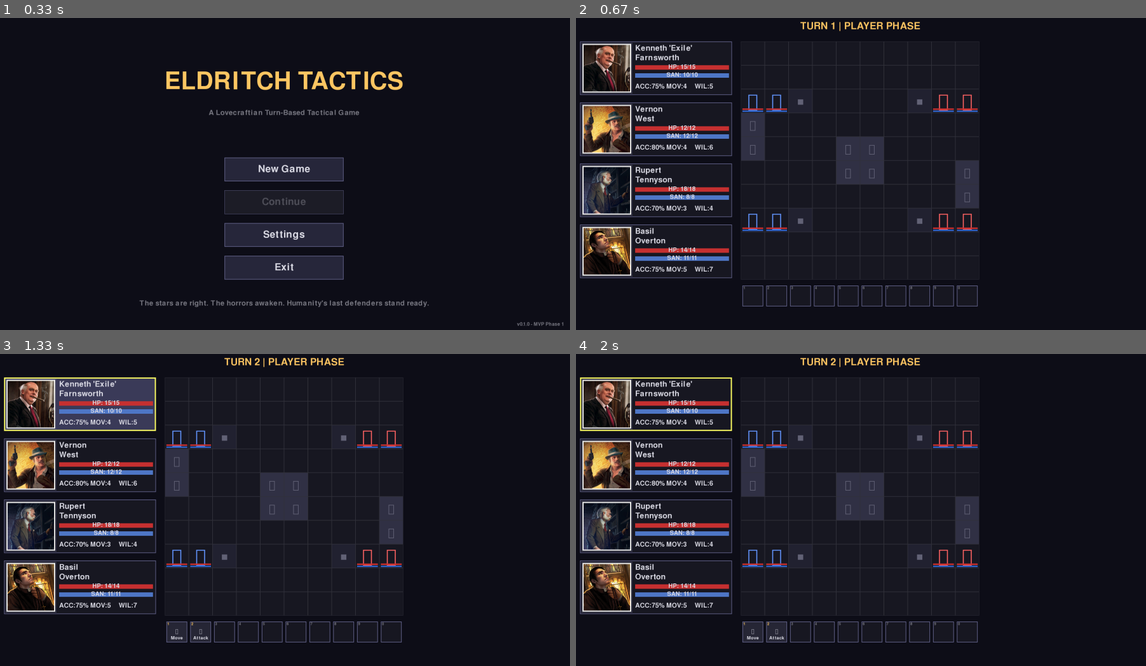
Above: before the commit, frames 1-4 (two rows, left to right).
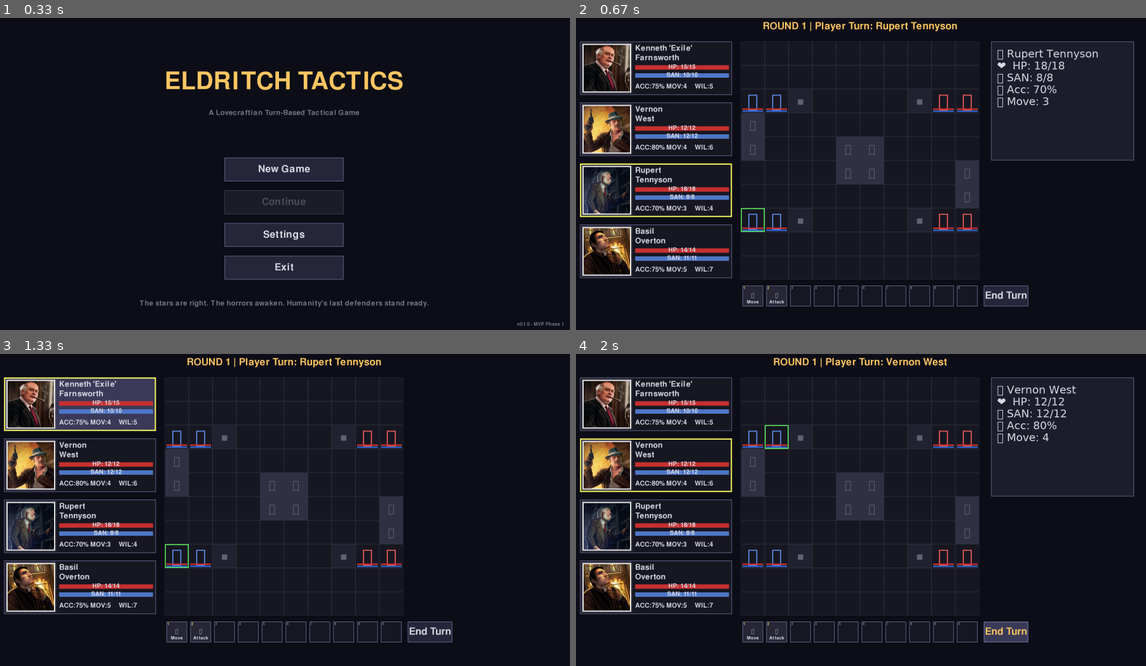
Above: after the commit, the same moments.

Repository: Dombrovo/pygame_tactics_test
Game: pygame game, started from main.py
The game is run twice, just before and just after one commit, with the same random seed, the same clock (stepped at 60 frames per second) and the same inputs.
Inputs (mouse positions are in pixels of both pictures, inside the frame that each line leads up to):
- Up to frame 1 (0.33 s): no input
- Up to frame 2 (0.67 s): click (861, 170) at 0.38 s
- Up to frame 3 (1.33 s): press the mouse at (79, 403) at 0.7 s; move the mouse to (85, 397) at 0.8 s; release the mouse at (91, 394) at 0.93 s; tap Space at 1 s
- Up to frame 4 (2 s): press the mouse at (1003, 631) at 1.37 s; move the mouse to (872, 619) at 1.47 s; release the mouse at (735, 606) at 1.6 s; click (1003, 631) at 1.72 s, where only the run after the commit has a clickable "End Turn"

Frame 1 is identical in both runs. In frame 2, 2.6% of the frame differs, in the area x 0-98%, y 1-93%; in frame 3, 1.1%; in frame 4, 2.9%.

Commit message:
add turn order system

Diff:
--- a/combat/battle_screen.py
+++ b/combat/battle_screen.py
@@ -6,13 +6,14 @@
 """
 
 import pygame
+import random
 from typing import Optional, List, Tuple
 import config
 from combat.grid import Grid
 from entities.unit import Unit
 from entities.investigator import Investigator, create_test_squad
 from entities.enemy import Enemy, create_test_enemies
-from ui.ui_elements import InvestigatorTile, ActionBar
+from ui.ui_elements import InvestigatorTile, ActionBar, Button
 
 
 class BattleScreen:
@@ -56,10 +57,26 @@
         # Place units on grid
         self._setup_unit_positions()
 
+        # ====================================================================
+        # Turn Order System
+        # ====================================================================
+        # Individual unit turns instead of phase-based (all players then all enemies)
+        # For now: random order; future: initiative stat-based
+
+        # Combine all units into turn order and shuffle randomly
+        all_units = self.player_units + self.enemy_units
+        random.shuffle(all_units)
+        self.turn_order: List[Unit] = all_units
+
+        # Track which unit's turn it is
+        self.current_turn_index = 0
+        self.current_turn_unit: Optional[Unit] = self.turn_order[0] if self.turn_order else None
+
         # Battle state
-        self.current_phase = "player_turn"  # "player_turn" or "enemy_turn"
-        self.selected_unit: Optional[Unit] = None
+        self.current_phase = "player_turn"  # Deprecated: kept for compatibility, will be removed
+        self.selected_unit: Optional[Unit] = None  # Unit being viewed (not necessarily whose turn it is)
         self.turn_number = 1
+        self.round_number = 1  # A round = all units have taken one turn
 
         # Calculate grid rendering offset (center on screen)
         self.grid_pixel_size = config.GRID_SIZE * config.TILE_SIZE
@@ -164,6 +181,44 @@
             button_size=70,
             spacing=10
         )
+
+        # ====================================================================
+        # End Turn Button (Right of Action Bar)
+        # ====================================================================
+        # Position end turn button to the right of action bar with 20px gap
+        end_turn_button_width = 150
+        end_turn_button_height = 70
+        end_turn_button_x = action_bar_x + action_bar_width + 20  # 20px gap
+        end_turn_button_y = action_bar_y
+
+        self.end_turn_button = Button(
+            x=end_turn_button_x,
+            y=end_turn_button_y,
+            width=end_turn_button_width,
+            height=end_turn_button_height,
+            text="End Turn",
+            on_click=self._advance_turn
+        )
+
+        # ====================================================================
+        # Initialize First Turn
+        # ====================================================================
+        # Set up the initial turn state
+        # Auto-select the first unit in turn order
+        self.selected_unit = self.current_turn_unit
+        self._update_tile_selection()
+        self._update_action_bar()
+
+        # Print initial turn information
+        if self.current_turn_unit:
+            team_str = "Player" if self.current_turn_unit.team == "player" else "Enemy"
+            print(f"\n=== BATTLE START ===")
+            print(f"Turn order ({len(self.turn_order)} units):")
+            for i, unit in enumerate(self.turn_order):
+                current_marker = " <-- CURRENT" if i == 0 else ""
+                team_marker = "P" if unit.team == "player" else "E"
+                print(f"  {i+1}. [{team_marker}] {unit.name}{current_marker}")
+            print(f"\n{team_str} Turn: {self.current_turn_unit.name}")
 
     def _use_text_symbols(self):
         """
@@ -284,6 +339,11 @@
                 # Action bar consumed the event
                 continue
 
+            # Handle end turn button events
+            if self.end_turn_button.handle_event(event):
+                # End turn button was clicked, event consumed
+                continue
+
             # Handle investigator tile events (must be before grid clicks)
             # This allows clicking on tiles to select investigators
             for tile in self.investigator_tiles:
@@ -388,14 +448,15 @@
 
     def _update_action_bar(self):
         """
-        Update action bar to show actions for currently selected unit.
-
-        Called whenever selection changes. If the selected unit is an
-        investigator, populate the action bar with their available actions.
-        Otherwise, clear the action bar.
-        """
-        if self.selected_unit and isinstance(self.selected_unit, Investigator):
-            self.action_bar.update_for_investigator(self.selected_unit)
+        Update action bar to show actions for current turn unit (not selected unit).
+
+        The action bar displays actions only for the unit whose turn it is.
+        Selecting other units for viewing does NOT change the action bar.
+
+        Called whenever turn advances or turn unit changes.
+        """
+        if self.current_turn_unit and isinstance(self.current_turn_unit, Investigator):
+            self.action_bar.update_for_investigator(self.current_turn_unit)
         else:
             self.action_bar.clear()
 
@@ -526,6 +587,73 @@
         self._update_action_bar()
 
         print(f"Selected: {self.selected_unit.name}")
+
+    def _advance_turn(self):
+        """
+        Advance to the next unit in turn order.
+
+        Turn advancement process:
+        1. Reset current unit's turn flags
+        2. Move to next unit in turn order (skip incapacitated units)
+        3. If end of turn order reached, increment round and wrap to start
+        4. Update action bar to show current unit's actions
+        5. Auto-select current turn unit
+
+        If current unit is enemy, execute AI (future implementation).
+        """
+        if not self.turn_order:
+            return
+
+        # Reset current unit's turn flags
+        if self.current_turn_unit:
+            self.current_turn_unit.reset_turn_flags()
+
+        # Find next active unit (skip incapacitated units)
+        original_index = self.current_turn_index
+        found_active_unit = False
+
+        # Loop through all units to find next active one
+        for i in range(len(self.turn_order)):
+            # Calculate next index with wrap-around
+            self.current_turn_index = (original_index + 1 + i) % len(self.turn_order)
+            next_unit = self.turn_order[self.current_turn_index]
+
+            # Check if unit can act (not incapacitated)
+            if next_unit.can_act():
+                self.current_turn_unit = next_unit
+                found_active_unit = True
+                break
+
+        # If we wrapped around to the start, increment round
+        if self.current_turn_index < original_index or (self.current_turn_index == 0 and original_index > 0):
+            self.round_number += 1
+            print(f"\n=== ROUND {self.round_number} ===")
+
+        if not found_active_unit:
+            # No active units remaining - battle should end
+            print("No active units remaining")
+            return
+
+        # Auto-select the current turn unit for viewing
+        self.selected_unit = self.current_turn_unit
+
+        # Update UI
+        self._update_tile_selection()
+        self._update_action_bar()
+
+        # Update current_phase for compatibility (deprecated)
+        self.current_phase = "player_turn" if self.current_turn_unit.team == "player" else "enemy_turn"
+
+        # Print turn information
+        team_str = "Player" if self.current_turn_unit.team == "player" else "Enemy"
+        print(f"\n{team_str} Turn: {self.current_turn_unit.name}")
+
+        # If enemy turn, execute AI (future implementation)
+        if self.current_turn_unit.team == "enemy":
+            # TODO: Execute enemy AI
+            # For now, immediately skip to next turn
+            print("  [AI not yet implemented - skipping enemy turn]")
+            self._advance_turn()
 
     def _end_turn(self):
         """
@@ -603,6 +731,9 @@
         # Update action bar (hover effects)
         self.action_bar.update(self.mouse_pos)
 
+        # Update end turn button (hover effects)
+        self.end_turn_button.update(self.mouse_pos)
+
     def _check_win_lose(self):
         """
         Check if battle is won or lost.
@@ -661,9 +792,15 @@
         # Draw units
         self._draw_units()
 
-        # Draw selection highlight
+        # Draw selection highlights
+        # 1. Current turn unit (green) - always shown
+        if self.current_turn_unit and self.current_turn_unit.position:
+            self._draw_selection_highlight(self.current_turn_unit.position, is_current_turn=True)
+
+        # 2. Selected unit for viewing (yellow) - only if different from current turn unit
         if self.selected_unit and self.selected_unit.position:
-            self._draw_selection_highlight(self.selected_unit.position)
+            if self.selected_unit != self.current_turn_unit:
+                self._draw_selection_highlight(self.selected_unit.position, is_current_turn=False)
 
         # Draw unit info panel
         self._draw_unit_info_panel()
@@ -671,14 +808,20 @@
         # Draw action bar (bottom center)
         self.action_bar.draw(self.screen)
 
+        # Draw end turn button
+        self.end_turn_button.draw(self.screen)
+
         # Controls help disabled - action bar replaces it
         # self._draw_controls_help()
 
     def _draw_header(self):
         """Draw battle status header."""
-        # Turn number and phase
-        phase_text = "PLAYER PHASE" if self.current_phase == "player_turn" else "ENEMY PHASE"
-        turn_text = f"TURN {self.turn_number} | {phase_text}"
+        # Show current unit's turn
+        if self.current_turn_unit:
+            team_text = "Player" if self.current_turn_unit.team == "player" else "Enemy"
+            turn_text = f"ROUND {self.round_number} | {team_text} Turn: {self.current_turn_unit.name}"
+        else:
+            turn_text = f"ROUND {self.round_number}"
 
         text_surface = self.font_medium.render(turn_text, True, config.COLOR_TEXT_HIGHLIGHT)
         text_rect = text_surface.get_rect(center=(config.SCREEN_WIDTH // 2, 50))
@@ -780,19 +923,30 @@
                 (bar_x, bar_y_sanity, int(bar_width * sanity_pct), bar_height)
             )
 
-    def _draw_selection_highlight(self, grid_pos: Tuple[int, int]):
-        """
-        Draw highlight around selected unit.
+    def _draw_selection_highlight(self, grid_pos: Tuple[int, int], is_current_turn: bool = False):
+        """
+        Draw highlight around selected/current turn unit.
+
+        Highlights use different colors to indicate different states:
+        - Green: Current turn unit (can act now)
+        - Yellow: Selected for viewing (not their turn)
 
         Args:
             grid_pos: (x, y) grid coordinates
+            is_current_turn: True if this is the current turn unit's highlight
         """
         x, y = grid_pos
         pixel_x, pixel_y = self._grid_to_pixel(x, y)
 
-        # Draw yellow border
+        # Choose color based on whether it's current turn or just viewing
+        if is_current_turn:
+            color = config.COLOR_CURRENT_TURN  # Green
+        else:
+            color = config.COLOR_SELECTED  # Yellow
+
+        # Draw border
         highlight_rect = pygame.Rect(pixel_x, pixel_y, config.TILE_SIZE, config.TILE_SIZE)
-        pygame.draw.rect(self.screen, (255, 255, 100), highlight_rect, 3)
+        pygame.draw.rect(self.screen, color, highlight_rect, 3)
 
     def _draw_unit_info_panel(self):
         """Draw info panel for selected unit."""
--- a/config.py
+++ b/config.py
@@ -76,7 +76,8 @@
 COLOR_GRID = (50, 50, 60)             # Grid lines on battlefield
 COLOR_PLAYER = (100, 150, 255)        # Player unit highlight (blue)
 COLOR_ENEMY = (255, 100, 100)         # Enemy unit highlight (red)
-COLOR_SELECTED = (255, 255, 100)      # Currently selected unit (yellow)
+COLOR_SELECTED = (255, 255, 100)      # Currently selected unit for viewing (yellow)
+COLOR_CURRENT_TURN = (100, 255, 100)  # Unit whose turn it is (green)
 COLOR_VALID_MOVE = (100, 255, 100)    # Valid movement tiles (green)
 COLOR_ATTACK_RANGE = (255, 100, 100)  # Attack range indicator (red)
 
--- /dev/null
+++ b/testing/test_turn_order.py
@@ -0,0 +1,198 @@
+"""
+Test turn order system.
+
+This script validates the turn order implementation without requiring the GUI.
+"""
+
+import sys
+import random
+from pathlib import Path
+
+# Add parent directory to path so we can import from entities
+sys.path.insert(0, str(Path(__file__).parent.parent))
+
+from entities.investigator import create_test_squad
+from entities.enemy import create_test_enemies
+from entities.unit import Unit
+
+
+def test_turn_order_initialization():
+    """Test that turn order is created and shuffled."""
+    print("=" * 60)
+    print("TEST 1: Turn Order Initialization")
+    print("=" * 60)
+
+    # Create units
+    player_units = create_test_squad()
+    enemy_units = create_test_enemies()
+
+    # Create turn order (shuffled)
+    all_units = player_units + enemy_units
+    random.shuffle(all_units)
+    turn_order = all_units
+
+    print(f"[OK] Created turn order with {len(turn_order)} units")
+    print("\nTurn order:")
+    for i, unit in enumerate(turn_order):
+        team_marker = "[P]" if unit.team == "player" else "[E]"
+        print(f"  {i+1}. {team_marker} {unit.name}")
+
+    assert len(turn_order) == 8, "Should have 8 units total (4 players + 4 enemies)"
+    print("\n[OK] Turn order initialization PASSED\n")
+    return turn_order
+
+
+def test_turn_advancement(turn_order):
+    """Test advancing through turns."""
+    print("=" * 60)
+    print("TEST 2: Turn Advancement")
+    print("=" * 60)
+
+    current_turn_index = 0
+    round_number = 1
+
+    print(f"\nStarting Round {round_number}")
+    print(f"First turn: {turn_order[0].name}")
+
+    # Advance through several turns
+    for turn_num in range(1, 6):
+        original_index = current_turn_index
+
+        # Calculate next index with wrap-around
+        current_turn_index = (current_turn_index + 1) % len(turn_order)
+        current_turn_unit = turn_order[current_turn_index]
+
+        # Check if we wrapped around (new round)
+        if current_turn_index < original_index or (current_turn_index == 0 and original_index > 0):
+            round_number += 1
+            print(f"\n=== NEW ROUND {round_number} ===")
+
+        team_str = "Player" if current_turn_unit.team == "player" else "Enemy"
+        print(f"Turn {turn_num + 1}: {team_str} - {current_turn_unit.name} (index {current_turn_index})")
+
+    print("\n[OK] Turn advancement PASSED\n")
+    return current_turn_index, round_number
+
+
+def test_skip_incapacitated(turn_order):
+    """Test skipping incapacitated units."""
+    print("=" * 60)
+    print("TEST 3: Skip Incapacitated Units")
+    print("=" * 60)
+
+    # Incapacitate every other unit
+    for i, unit in enumerate(turn_order):
+        if i % 2 == 0:
+            unit.is_incapacitated = True
+            print(f"  Incapacitated: {unit.name}")
+
+    # Find next active unit
+    current_turn_index = 0
+    original_index = current_turn_index
+    found_active_unit = False
+
+    for i in range(len(turn_order)):
+        test_index = (original_index + 1 + i) % len(turn_order)
+        next_unit = turn_order[test_index]
+
+        if next_unit.can_act():
+            current_turn_index = test_index
+            current_turn_unit = next_unit
+            found_active_unit = True
+            print(f"\n[OK] Found active unit: {current_turn_unit.name} at index {current_turn_index}")
+            break
+
+    assert found_active_unit, "Should find at least one active unit"
+    assert not current_turn_unit.is_incapacitated, "Current unit should not be incapacitated"
+
+    # Restore units
+    for unit in turn_order:
+        unit.is_incapacitated = False
+
+    print("[OK] Skip incapacitated units PASSED\n")
+
+
+def test_round_wrapping(turn_order):
+    """Test that rounds increment when turn order wraps."""
+    print("=" * 60)
+    print("TEST 4: Round Wrapping")
+    print("=" * 60)
+
+    current_turn_index = len(turn_order) - 1  # Start at last unit
+    round_number = 1
+
+    print(f"Starting at last unit: {turn_order[current_turn_index].name} (index {current_turn_index})")
+
+    # Advance to next turn (should wrap to index 0)
+    original_index = current_turn_index
+    current_turn_index = (current_turn_index + 1) % len(turn_order)
+
+    # Check if wrapped
+    if current_turn_index < original_index or (current_turn_index == 0 and original_index > 0):
+        round_number += 1
+        print(f"[OK] Wrapped to index {current_turn_index}, incremented round to {round_number}")
+
+    assert current_turn_index == 0, "Should wrap to index 0"
+    assert round_number == 2, "Should increment to round 2"
+    print("[OK] Round wrapping PASSED\n")
+
+
+def test_team_mixing():
+    """Test that turn order mixes player and enemy units."""
+    print("=" * 60)
+    print("TEST 5: Team Mixing in Turn Order")
+    print("=" * 60)
+
+    # Run multiple times to check randomness
+    player_first_count = 0
+    enemy_first_count = 0
+    trials = 10
+
+    for trial in range(trials):
+        player_units = create_test_squad()
+        enemy_units = create_test_enemies()
+        all_units = player_units + enemy_units
+        random.shuffle(all_units)
+
+        if all_units[0].team == "player":
+            player_first_count += 1
+        else:
+            enemy_first_count += 1
+
+    print(f"Out of {trials} trials:")
+    print(f"  Player went first: {player_first_count} times")
+    print(f"  Enemy went first: {enemy_first_count} times")
+
+    # Both should happen at least once in 10 trials (very likely with randomness)
+    assert player_first_count > 0, "Player should go first at least once"
+    assert enemy_first_count > 0, "Enemy should go first at least once"
+
+    print("[OK] Team mixing PASSED (turn order is random)\n")
+
+
+def main():
+    """Run all tests."""
+    print("\n" + "=" * 60)
+    print("TURN ORDER SYSTEM TESTS")
+    print("=" * 60 + "\n")
+
+    # Seed random for consistent first test
+    random.seed(42)
+
+    # Run tests
+    turn_order = test_turn_order_initialization()
+    test_turn_advancement(turn_order)
+    test_skip_incapacitated(turn_order)
+    test_round_wrapping(turn_order)
+
+    # Reset seed for randomness test
+    random.seed()
+    test_team_mixing()
+
+    print("=" * 60)
+    print("ALL TESTS PASSED [OK]")
+    print("=" * 60 + "\n")
+
+
+if __name__ == "__main__":
+    main()
Not shown, changed: Claude.md
Not shown, changed: docs/05_grid_and_battle_system.md
Not shown, changed: docs/session_archive.md
